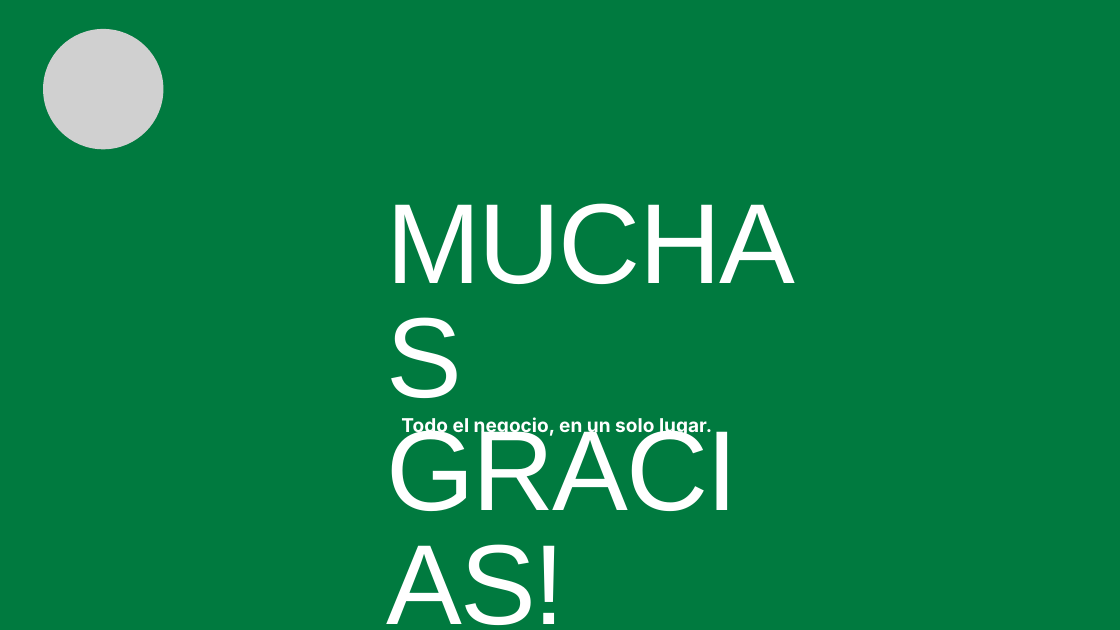
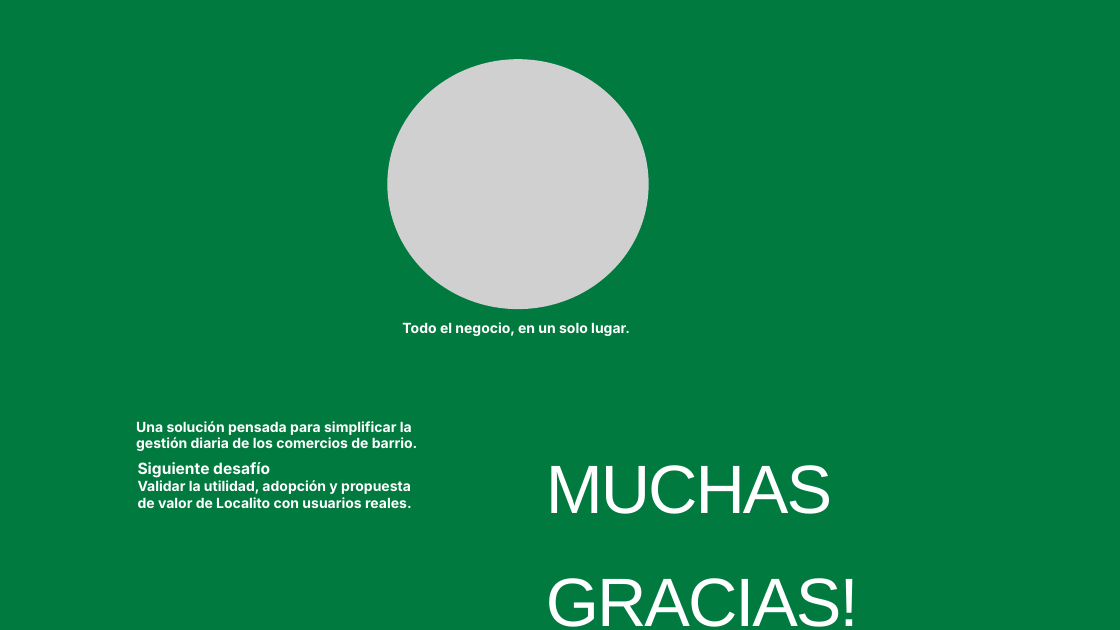
Before and after one commit to CamiloGonzalezSt/Capstone_Localito, a slide deck: slide 12 of Fase 1/Evidencia Grupal/PresentacionProyecto.pptx. Drawn at 1120x630 pixels with LibreOffice and Linux fonts; fonts in the diff are those of the drawing; grey boxes stand for pictures. Boxes give left, top, right and bottom in pixels: in the first picture for what was removed or moved away, otherwise in the second. Text is boxed around its words. In the diff, an @@ line names an element or a change of style, - is before the commit and + after.

```diff
--- a/Fase 1/Evidencia Grupal/PresentacionProyecto.pptx
+++ b/Fase 1/Evidencia Grupal/PresentacionProyecto.pptx
@@ picture: place and size @@
-picture at [43,29,164,150]
+picture at [388,59,649,309]
@@ text "Todo el negocio, en un ...": place and size @@
-text "Todo el negocio, en un ..." at [401,416,712,437]
+text "Todo el negocio, en un ..." at [402,322,630,336]
@@ text "Todo el negocio, en un ..." at [402,322,630,336]: size 24.6 to 18 pt @@
@@ text "MUCHAS GRACIAS!": place and size @@
-text "MUCHAS GRACIAS!" at [386,193,795,425]
+text "MUCHAS GRACIAS!" at [546,465,859,627]
@@ text "MUCHAS GRACIAS!" at [546,465,859,627]: size 146.2 to 88 pt @@
@@ text added at [136,421,418,451], 18 pt, text #FFFFFF, bold @@
+Una solución pensada para simplificar la gestión diaria de los comercios de barrio.
@@ text added at [138,462,412,508], 18 pt, text #FFFFFF, bold @@
+Siguiente desafío
+Validar la utilidad, adopción y propuesta de valor de Localito con usuarios reales.
```
